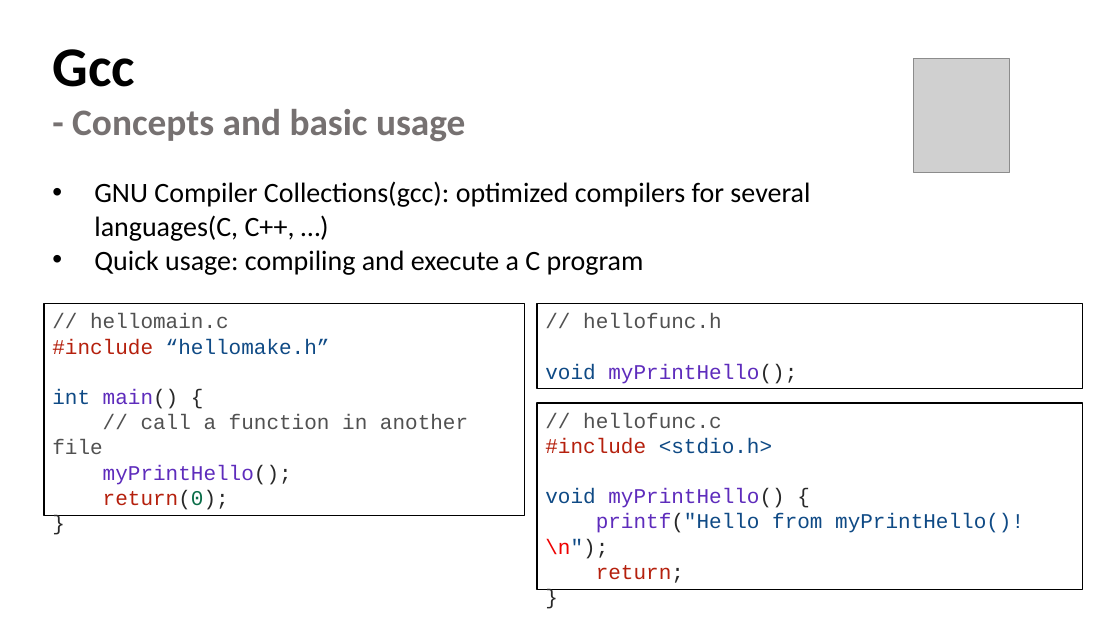
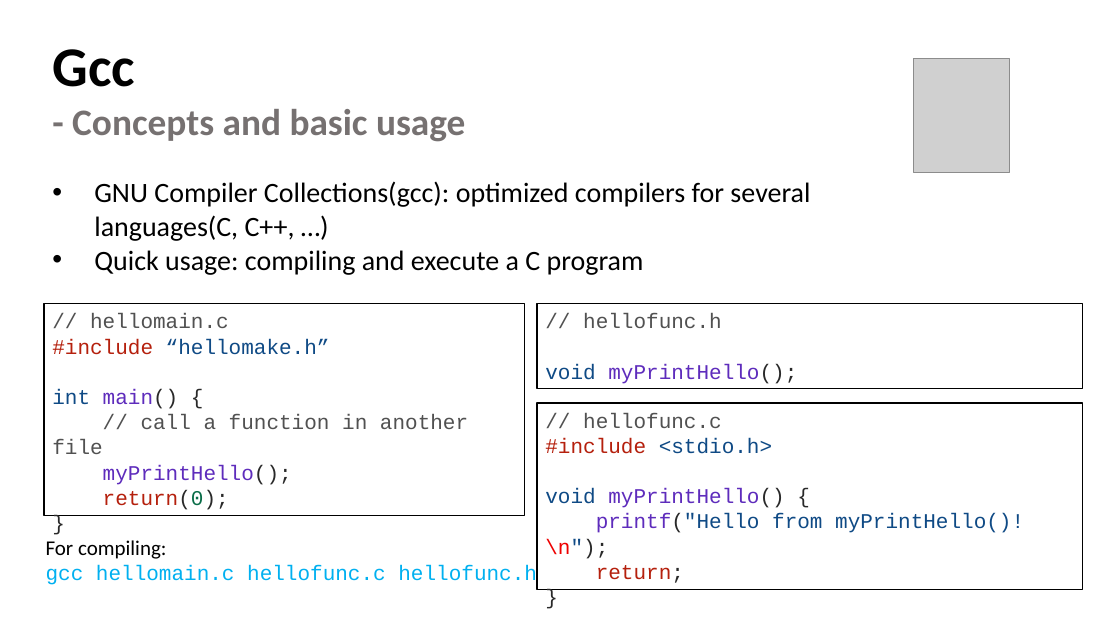
Before and after one commit to henryhxu/CSCI3150, a slide deck: slide 14 of tutorial/T01/tut01.pptx. Drawn at 1120x630 pixels with LibreOffice and Linux fonts; fonts in the diff are those of the drawing; grey boxes stand for pictures. Boxes give left, top, right and bottom in pixels: in the first picture for what was removed or moved away, otherwise in the second. Text is boxed around its words. In the diff, an @@ line names an element or a change of style, - is before the commit and + after.

```diff
--- a/tutorial/T01/tut01.pptx
+++ b/tutorial/T01/tut01.pptx
@@ text added at [46, 540, 537, 587], 18 pt, text #00B0F0 @@
+For compiling:
+gcc hellomain.c hellofunc.c hellofunc.h
```
